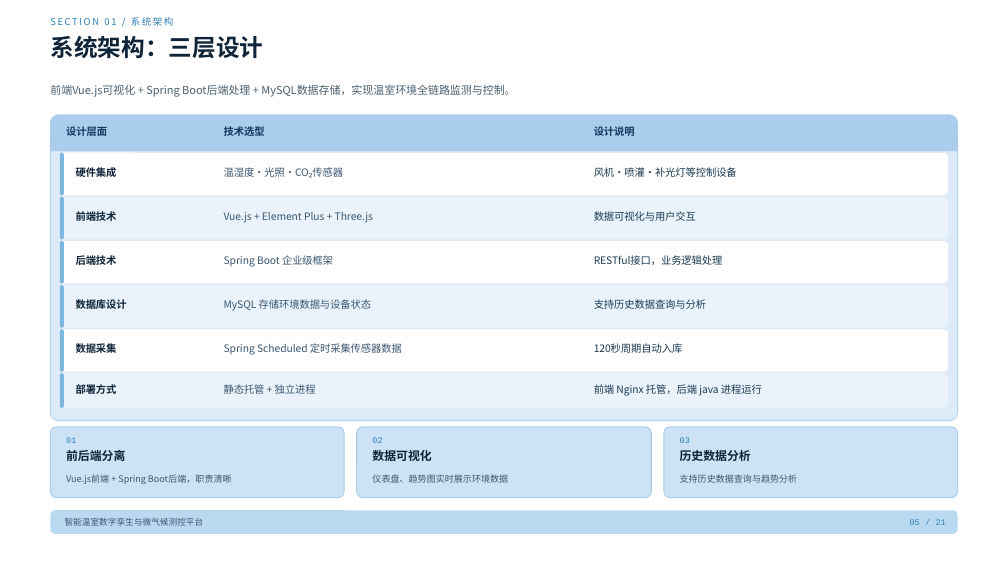
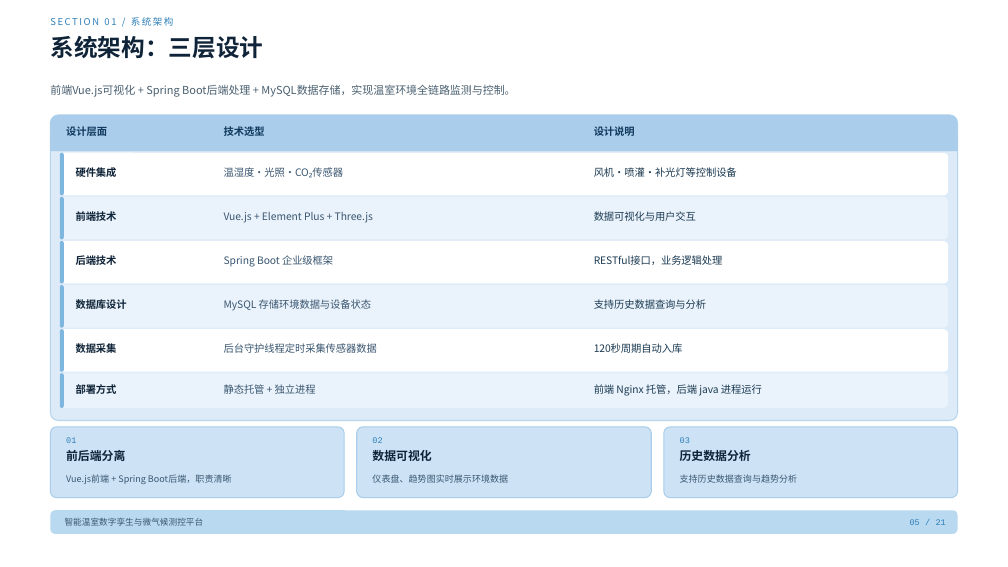
Before and after one commit to ysx3752-design/-java-vue3-, a slide deck: slide 5 of 智能温室数字孪生与微气候测控平台.pptx. Drawn at 1008x567 pixels with LibreOffice and Linux fonts; fonts in the diff are those of the drawing; background and template pictures are left out. Boxes give left, top, right and bottom in pixels: in the first picture for what was removed or moved away, otherwise in the second. Text is boxed around its words. In the diff, an @@ line names an element or a change of style, - is before the commit and + after.

```diff
--- a/智能温室数字孪生与微气候测控平台.pptx
+++ b/智能温室数字孪生与微气候测控平台.pptx
@@ text at box(224, 343, 377, 353): text changed @@
-Spring Scheduled 定时采集传感器数据
+后台守护线程定时采集传感器数据
```
Also in this commit, not shown: 11 other slides changed, 12 other files.
